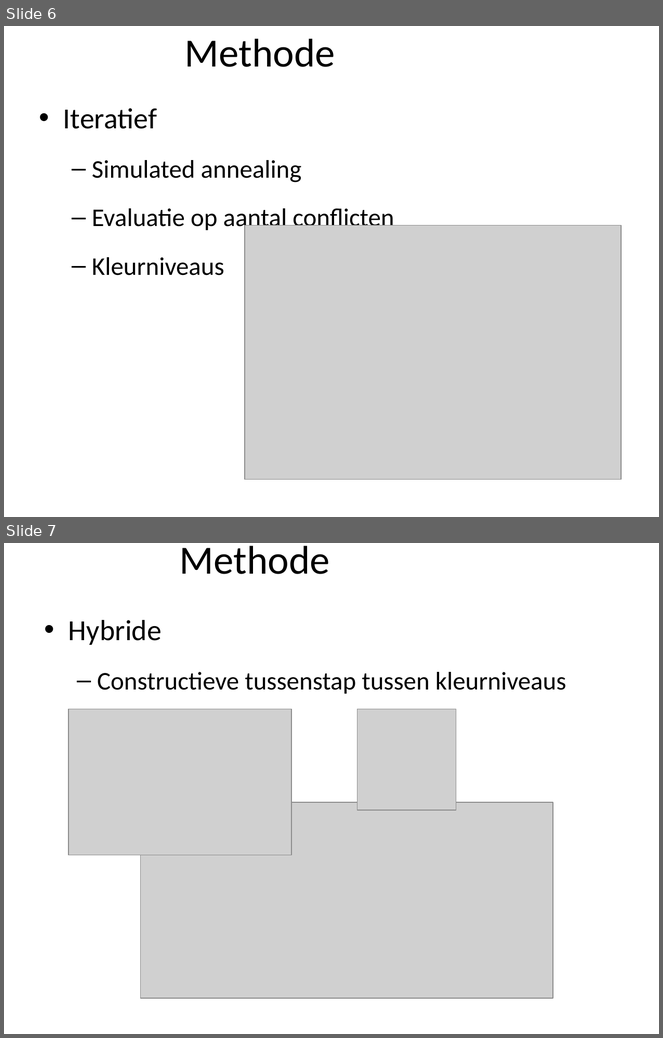
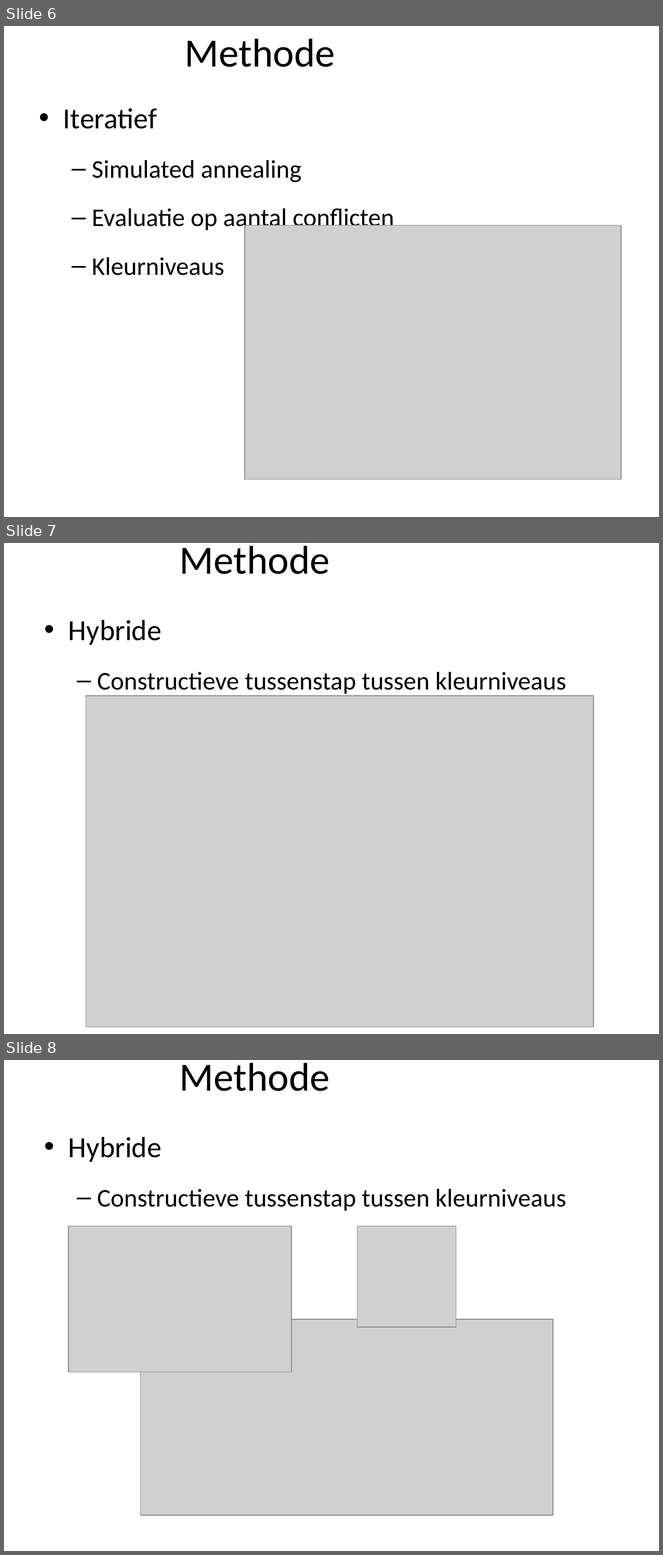
Before and after one commit to marten2/Heuristieken, a slide deck: niks.ppt. Shown one above the other, each under a label of ours: slides 6 and 7 before the commit, slides 6, 7 and 8 after it. The pictures are 663x1038 and 663x1555 pixels, drawn with LibreOffice and Linux fonts; fonts in the diff are those of the drawing; grey boxes stand for pictures; background and template pictures are left out. Boxes give left, top, right and bottom in pixels: in the first picture for what was removed or moved away, otherwise in the second. Text is boxed around its words. In the diff, an @@ line names an element or a change of style, - is before the commit and + after.

```diff
--- a/niks.ppt
+++ b/niks.ppt
@@ slide 7 added at [4, 543, 659, 1034], background picture (left out) @@
@@ title added at [180, 546, 330, 574], 44 pt, text #000000 @@
+Methode
@@ text added at [68, 620, 567, 696], 28 pt, text #000000 @@
+• Hybride
+  – Constructieve tussenstap tussen kleurniveaus
@@ picture added at [86, 696, 594, 1027] @@
@@ what was slide 7 is now slide 8 @@
```
Also in this commit, not shown: 9 slides changed.
